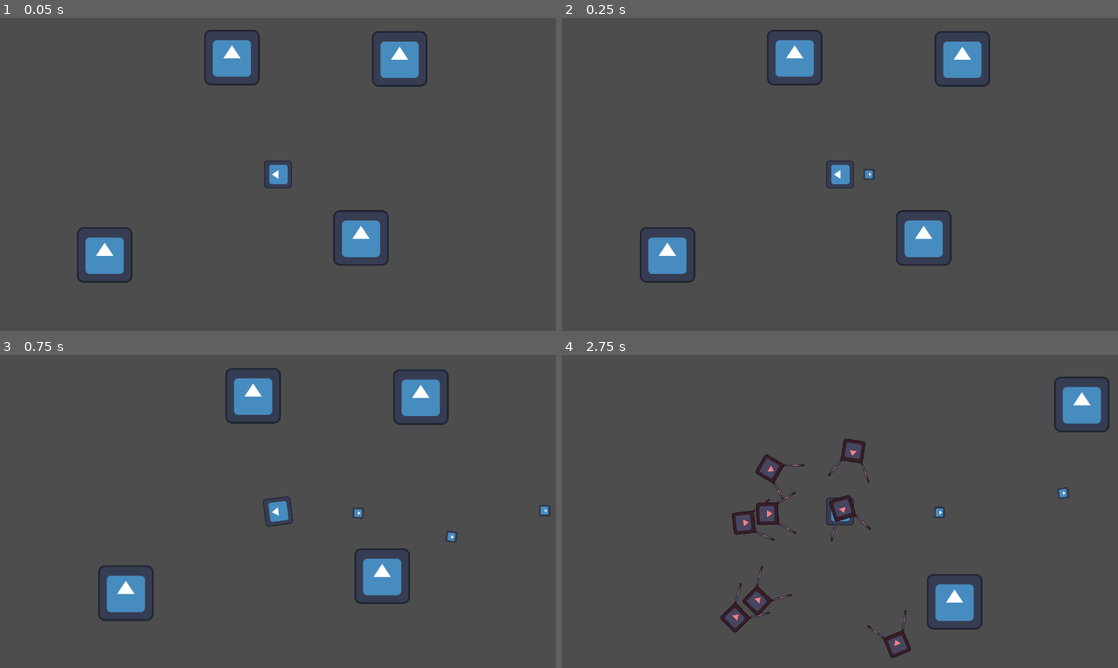
Above: before the commit, frames 1-4 (two rows, left to right).
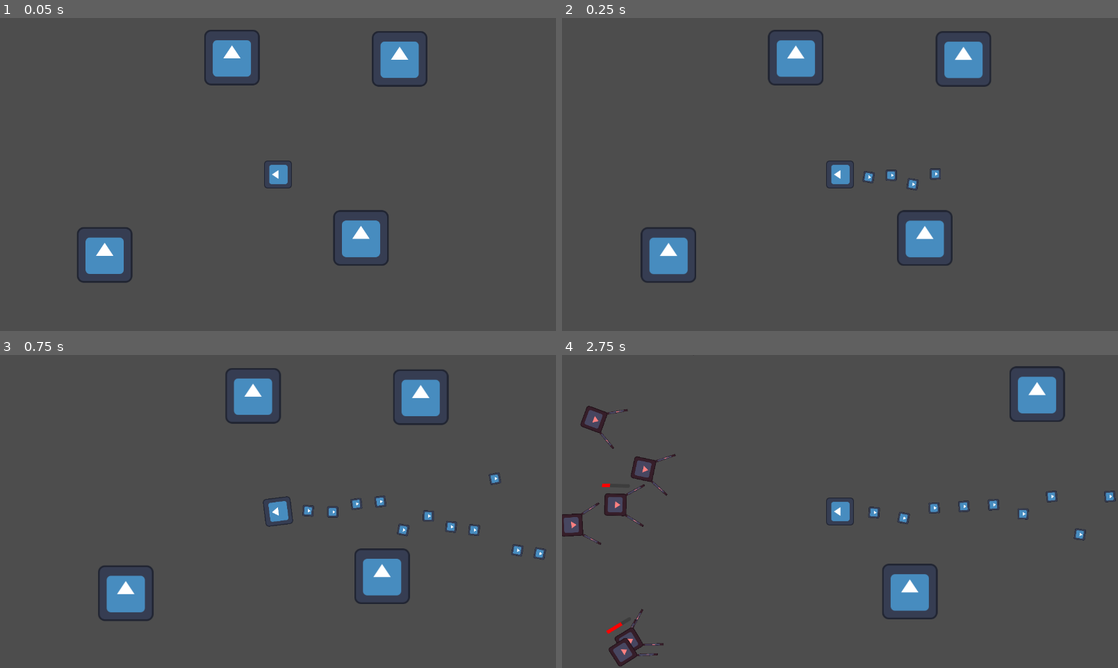
Above: after the commit, the same moments.

Repository: ZenithStar/ggj2024
Game: Godot game, scene res://levels/survivors_level.tscn
Same seed, same stepped clock (60 frames per second), same inputs: the game is played once before the commit and once after it. The engine's default icon, where the game draws it, is replaced by a stand-in: a white triangle on a blue panel in a dark square.
Inputs (mouse positions are in pixels of both pictures, inside the frame that each line leads up to):
- Up to frame 1 (0.05 s): no input
- Up to frame 2 (0.25 s): no input
- Up to frame 3 (0.75 s): move the mouse to (400, 495) at 0.52 s; hold D (right) from 0.53 s (still down); click (400, 495) at 0.67 s
- Up to frame 4 (2.75 s): release D (right) at 1.25 s; drag from (728, 527) to (1090, 520) at 1.27 s; move the mouse to (895, 442) at 2.02 s; hold D (right) from 2.03 s (still down)

Frame 1 is identical in both runs. In frame 2, 1.0% of the frame differs, in the area x 14-78%, y 4-85%; in frame 3, 0.7%; in frame 4, 7.4%, in the area x 0-100%, y 3-100%.

Commit message:
Add enemy healthcomponent

Diff:
--- a/prefabs/placeholder_enemy.tscn
+++ b/prefabs/placeholder_enemy.tscn
@@ -1,12 +1,16 @@
-[gd_scene load_steps=6 format=3 uid="uid://puxejj1005j1"]
+[gd_scene load_steps=8 format=3 uid="uid://puxejj1005j1"]
 
 [ext_resource type="Texture2D" uid="uid://bbrqbvquvihtd" path="res://icon.svg" id="1_36t3b"]
 [ext_resource type="Script" path="res://scripts/LimitDistanceToTarget.gd" id="2_0s7w4"]
 [ext_resource type="Script" path="res://scripts/TargetManager.gd" id="2_7mlqs"]
 [ext_resource type="Script" path="res://scripts/MoveTowardsTarget.gd" id="2_scquu"]
+[ext_resource type="Script" path="res://scripts/HealthComponent.gd" id="4_jto8s"]
 
 [sub_resource type="RectangleShape2D" id="RectangleShape2D_0d5v8"]
 size = Vector2(50, 50)
+
+[sub_resource type="StyleBoxFlat" id="StyleBoxFlat_27hbg"]
+bg_color = Color(1, 0, 0, 1)
 
 [node name="PlaceholderEnemy" type="Area2D"]
 
@@ -40,5 +44,15 @@
 [node name="LimitDistanceToTarget" type="Node" parent="."]
 script = ExtResource("2_0s7w4")
 
+[node name="HealthComponent" type="ProgressBar" parent="."]
+offset_left = -32.0
+offset_top = -48.0
+offset_right = 32.0
+offset_bottom = -40.0
+theme_override_styles/fill = SubResource("StyleBoxFlat_27hbg")
+value = 50.0
+show_percentage = false
+script = ExtResource("4_jto8s")
+
 [node name="MoveTowardsTarget" type="Node" parent="."]
 script = ExtResource("2_scquu")
--- a/prefabs/placeholder_projectile.tscn
+++ b/prefabs/placeholder_projectile.tscn
@@ -1,8 +1,9 @@
-[gd_scene load_steps=5 format=3 uid="uid://dk1b5q0xw0n4l"]
+[gd_scene load_steps=6 format=3 uid="uid://dk1b5q0xw0n4l"]
 
 [ext_resource type="Texture2D" uid="uid://bbrqbvquvihtd" path="res://icon.svg" id="1_kumwn"]
 [ext_resource type="Script" path="res://scripts/Lifespan.gd" id="2_y1rix"]
 [ext_resource type="Script" path="res://scripts/LinearVelocity.gd" id="3_b3bh7"]
+[ext_resource type="Script" path="res://scripts/OnHit.gd" id="4_plbtr"]
 
 [sub_resource type="RectangleShape2D" id="RectangleShape2D_7obik"]
 size = Vector2(24, 24)
@@ -25,3 +26,6 @@
 
 [node name="LinearVelocity" type="Node" parent="."]
 script = ExtResource("3_b3bh7")
+
+[node name="OnHit" type="Node" parent="."]
+script = ExtResource("4_plbtr")
--- a/prefabs/player.tscn
+++ b/prefabs/player.tscn
@@ -27,7 +27,7 @@
 position = Vector2(32, 0)
 
 [node name="ProjectileSpawner" type="Timer" parent="."]
-wait_time = 0.2
+wait_time = 0.05
 script = ExtResource("2_u5ejm")
 
 [node name="EnemySpawner" type="Timer" parent="."]
--- /dev/null
+++ b/scripts/HealthComponent.gd
@@ -0,0 +1,12 @@
+class_name HealthComponent extends ProgressBar
+
+func _ready():
+	value = max_value
+	visible = false
+	value_changed.connect(update)
+
+func update(_new_value):
+	visible = value < max_value
+	if value <= 0:
+		get_parent().queue_free() # change to death animation when that's in
+		# drop exp
--- a/scripts/MoveTowardsTarget.gd
+++ b/scripts/MoveTowardsTarget.gd
@@ -1,7 +1,7 @@
 class_name MoveTowardsTarget extends Node
 
 @export var target: Node
-@export var velocity: float = 300.0
+@export var velocity: float = 100.0
 
 func _physics_process(delta):
 	if target:
--- /dev/null
+++ b/scripts/OnHit.gd
@@ -0,0 +1,14 @@
+class_name OnHit extends Node
+
+@export var damage_min_range: float = 25.0
+@export var damage_max_range: float = 50.0
+
+func _ready():
+	get_parent().body_entered.connect(on_hit)
+	get_parent().area_entered.connect(on_hit)
+
+func on_hit(object):
+	var health: HealthComponent = object.find_child("HealthComponent")
+	if health:
+		health.value -= randf_range(damage_min_range, damage_max_range)
+	get_parent().queue_free() # change to death effects
--- a/scripts/ProjectileSpawner.gd
+++ b/scripts/ProjectileSpawner.gd
@@ -2,7 +2,7 @@
 
 @export var projectile_scene: PackedScene = preload("res://prefabs/placeholder_projectile.tscn")
 @export var spray_variance: float = PI/16.0
-@export var momentum_reaction_ratio: float = 0.05
+@export var momentum_reaction_ratio: float = 0.01
 
 func _ready():
 	timeout.connect(spawn)
